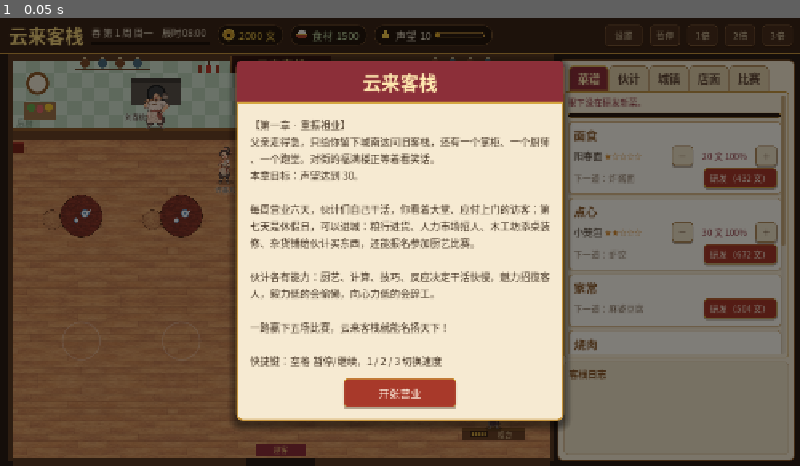
Above: before the commit, frame 1.
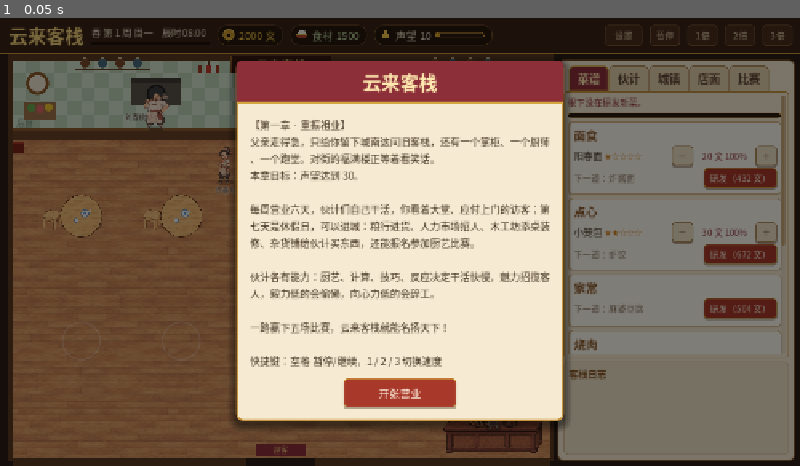
Above: after the commit, the same moment.

Repository: JialiangFan/yunlai-inn
Game: Godot game, scene res://main.tscn
Two runs of this game, one before a commit and one after it. Both use one fixed random seed, a clock stepped at 60 frames per second and the inputs below.
Inputs:
- Up to frame 1 (0.05 s): no input

The runs differ from the first frame. In frame 1, 1.2% of the frame differs, in the area x 5-68%, y 39-98%.

Commit message:
走路动画：摇摆、颠步、按方向翻转、脚下扬尘；入座/桌边干活面朝桌子；装入三档桌椅、柜台、地面、灯具、字画美术
Co-Authored-By: Claude Opus 5.5 <noreply@anthropic.com>

Diff:
--- a/scripts/customer.gd
+++ b/scripts/customer.gd
@@ -45,6 +45,7 @@
 		S.WALK_IN:
 			if step_walk(delta):
 				state = S.WANT_ORDER
+				facing = 1.0  # 座位在桌子左边，面朝桌子
 				patience_max = ORDER_PATIENCE * float(gtype.patience)
 				patience = patience_max
 				main.request_order(self)
--- a/scripts/main.gd
+++ b/scripts/main.gd
@@ -771,7 +771,7 @@
 		"order":
 			return [
 				{"move": serve_pos(ti)},
-				{"wait": 0.8, "do": _take_order.bind(w, t.customer), "anim": "write"},
+				{"wait": 0.8, "do": _take_order.bind(w, t.customer), "anim": "write", "face": -1.0},
 				{"move": PICKUP_POS},
 				{"wait": 0.3, "do": _hand_to_kitchen.bind(w)},
 			]
@@ -780,12 +780,12 @@
 				{"move": PICKUP_POS},
 				{"wait": 0.3, "do": _pick_up.bind(w, t.order)},
 				{"move": serve_pos(ti)},
-				{"wait": 0.4, "do": _serve.bind(w, t.order)},
+				{"wait": 0.4, "do": _serve.bind(w, t.order), "face": -1.0},
 			]
 		"clean":
 			return [
 				{"move": serve_pos(ti)},
-				{"wait": 1.0, "do": _clean_table.bind(ti), "anim": "wipe"},
+				{"wait": 1.0, "do": _clean_table.bind(ti), "anim": "wipe", "face": -1.0},
 			]
 	return []
 
--- a/scripts/walker.gd
+++ b/scripts/walker.gd
@@ -7,6 +7,8 @@
 var main
 var speed := 120.0
 var path: Array = []
+var facing := 1.0  # 1 朝右，-1 朝左（图片左右翻转）
+var walk_phase := 0.0  # 走路的步子相位，走起来才涨
 
 
 func walk_to(dest: Vector2) -> void:
@@ -19,6 +21,9 @@
 	while remaining > 0.0 and not path.is_empty():
 		var p: Vector2 = path[0]
 		var dist := position.distance_to(p)
+		if absf(p.x - position.x) > 1.0:
+			facing = signf(p.x - position.x)
+		walk_phase += minf(dist, remaining) / 14.0  # 大约每 14 像素迈一步
 		if dist <= remaining:
 			position = p
 			remaining -= dist
@@ -43,8 +48,16 @@
 		return false
 	var sz := t.get_size()
 	var w := sz.x * height / sz.y
-	ellipse(Vector2(0, 14), 13.0, 4.5, Color(0, 0, 0, 0.22))
-	draw_texture_rect(t, Rect2(o + Vector2(-w / 2.0, 15.0 - height), Vector2(w, height)), false)
+	var step := sin(walk_phase * PI) if is_walking() else 0.0  # 左右脚交替
+	ellipse(Vector2(0, 14), 13.0 - absf(step) * 2.0, 4.5, Color(0, 0, 0, 0.22))
+	if is_walking():  # 脚下扬起一点尘土
+		var dust := fmod(walk_phase, 1.0)
+		disc(Vector2(-facing * (6.0 + dust * 8.0), 13.0 - dust * 4.0), 2.0 + dust * 2.0, Color(0.8, 0.7, 0.55, 0.35 * (1.0 - dust)))
+	# 以脚底为轴：走路时身体左右摇摆、一颠一颠，朝哪边走就翻向哪边
+	var lift := absf(step) * 3.0
+	draw_set_transform(o + Vector2(0, 15.0 - lift), step * 0.08, Vector2(facing, 1.0))
+	draw_texture_rect(t, Rect2(Vector2(-w / 2.0, -height), Vector2(w, height)), false)
+	draw_set_transform(Vector2.ZERO, 0.0, Vector2.ONE)
 	return true
 
 
--- a/scripts/worker.gd
+++ b/scripts/worker.gd
@@ -143,6 +143,7 @@
 		if step_walk(delta):
 			steps.pop_front()
 	else:
+		facing = s.get("face", facing)  # 在桌边干活时面朝桌子（桌子在左边）
 		wait_timer += delta
 		if wait_timer >= _step_time(s):
 			wait_timer = 0.0
Binary file added: art/furniture/bonsai.png
Binary file added: art/furniture/chair_0.png
Binary file added: art/furniture/chair_1.png
Binary file added: art/furniture/chair_2.png
Binary file added: art/furniture/counter_0.png
Binary file added: art/furniture/counter_1.png
Binary file added: art/furniture/floor_1.png
Binary file added: art/furniture/floor_2.png
Binary file added: art/furniture/floor_3.png
Binary file added: art/furniture/lantern.png
Binary file added: art/furniture/palace_lantern.png
Binary file added: art/furniture/table_0.png
(and 6 more such lines)
